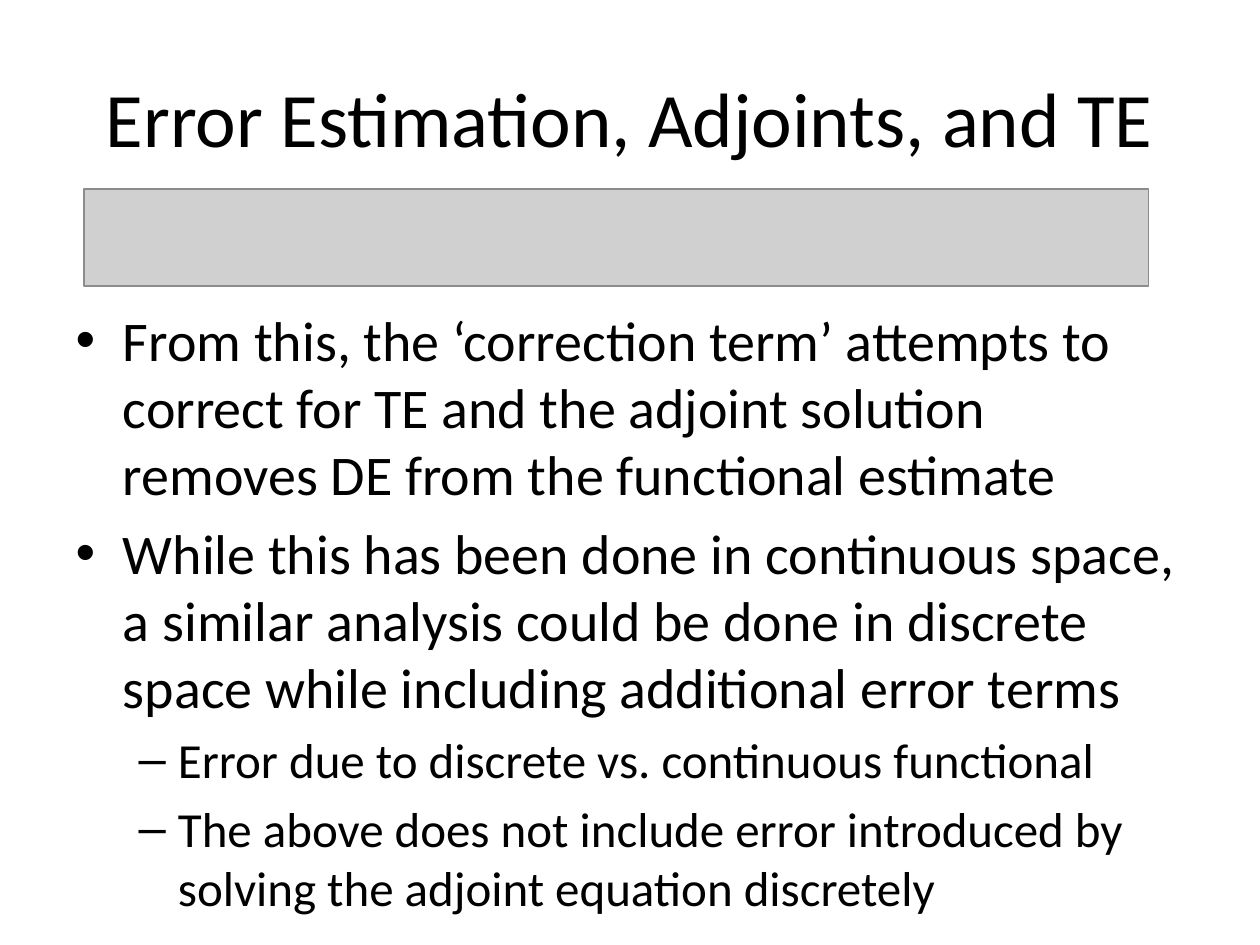
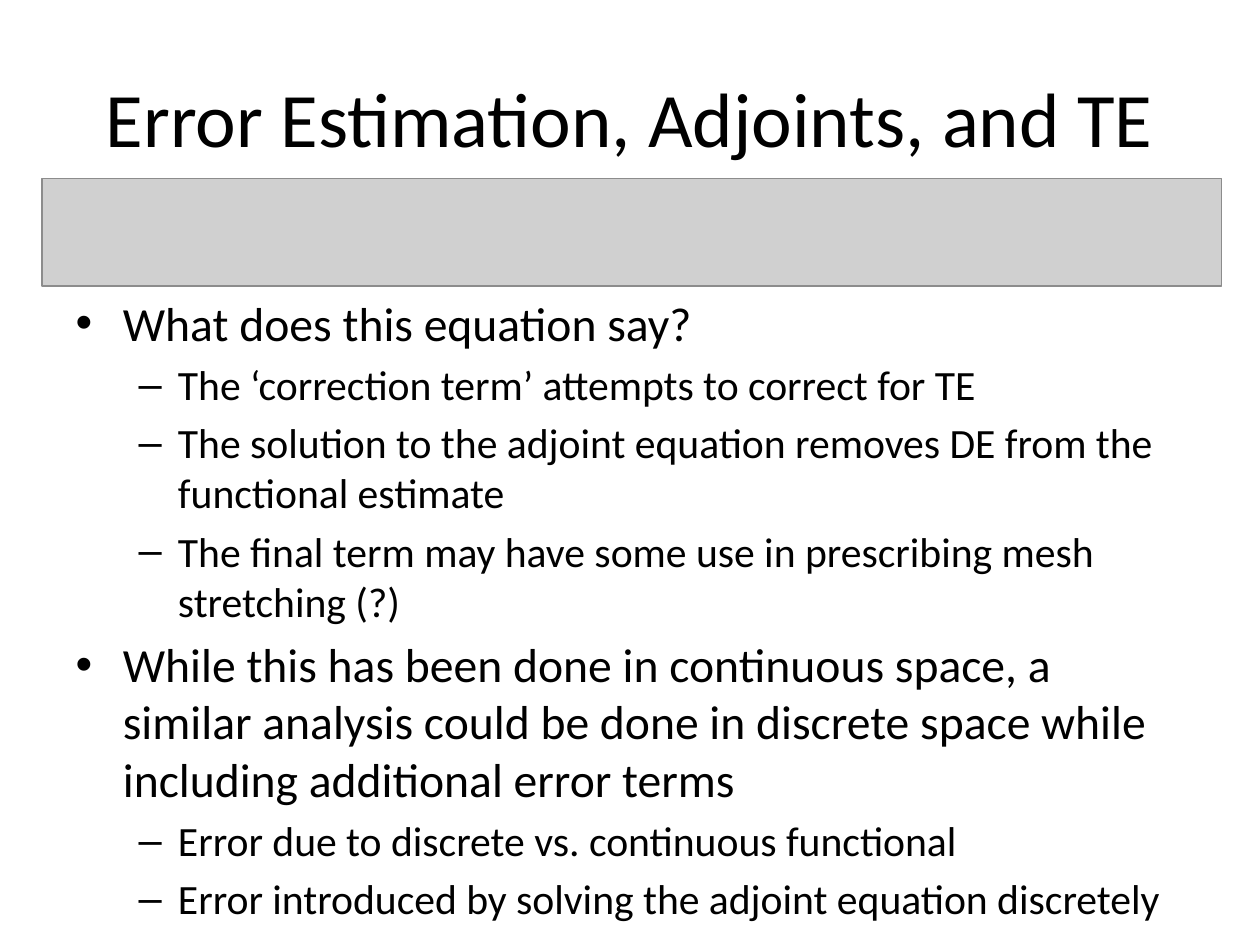
Before and after one commit to jderlaga/Presentations, a slide deck: slide 9 of June_Overview.pptx. Drawn at 1260x945 pixels with LibreOffice and Linux fonts; fonts in the diff are those of the drawing; grey boxes stand for pictures. Boxes give left, top, right and bottom in pixels: in the first picture for what was removed or moved away, otherwise in the second. Text is boxed around its words. In the diff, an @@ line names an element or a change of style, - is before the commit and + after.

```diff
--- a/June_Overview.pptx
+++ b/June_Overview.pptx
@@ picture: place and size @@
-picture at [84, 189, 1149, 286]
+picture at [42, 179, 1221, 286]
@@ text at [123, 308, 1152, 624]: text changed; size 32 to 23.8 pt @@
-• From this, the ‘correction term’ attempts to correct for TE and the adjoint solution removes DE from the functional estimate
+• What does this equation say?
+  – The ‘correction term’ attempts to correct for TE
+  – The solution to the adjoint equation removes DE from the functional estimate
+  – The final term may have some use in prescribing mesh stretching (?)
@@ text at [123, 649, 1146, 857]: size 32 to 27.2 pt in "While this has been done in continuous ..."; size 28 to 23.8 pt in "Error due to discrete vs. continuous functional" @@
@@ text at [178, 885, 1159, 921]: text changed; size 28 to 23.8 pt @@
-  – The above does not include error introduced by solving the adjoint equation discretely
+  – Error introduced by solving the adjoint equation discretely
```
Also in this commit, not shown: 11 other slides changed, 2 slides added.
